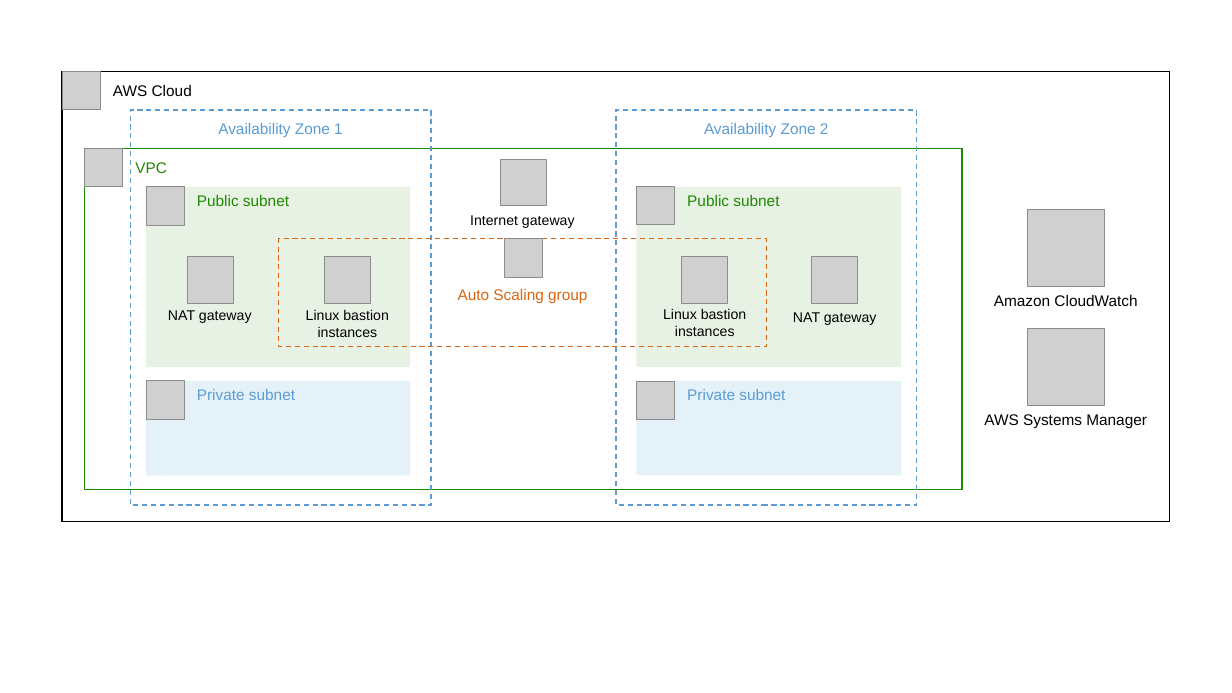
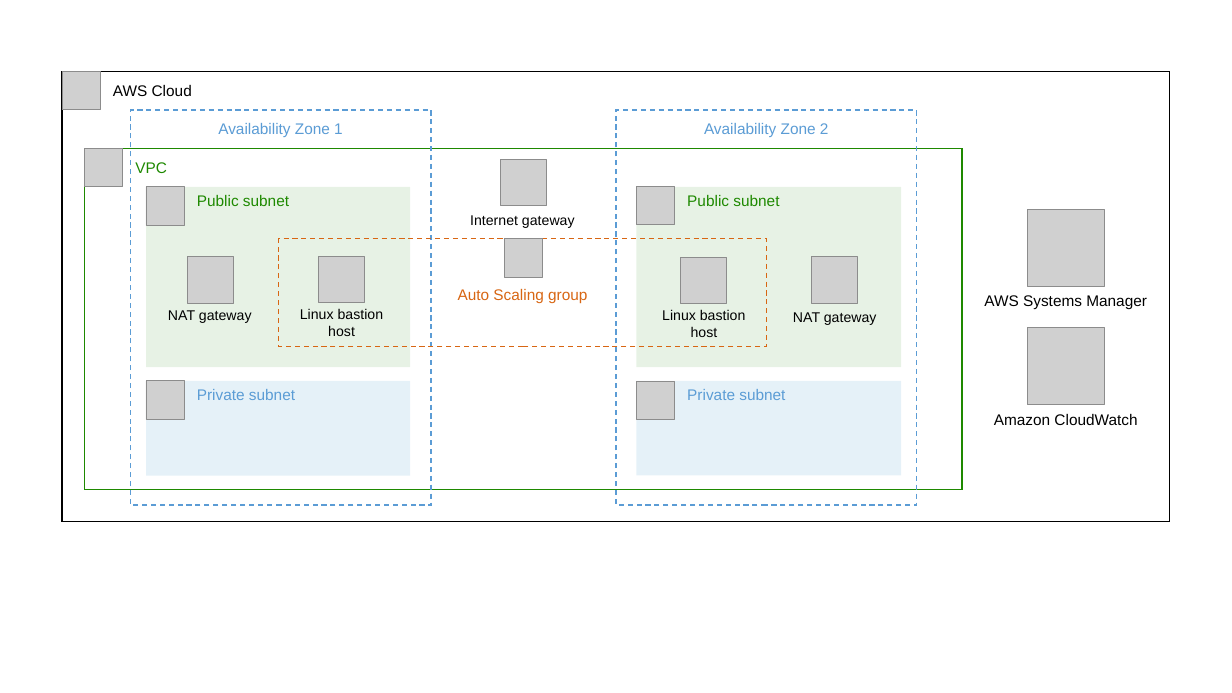
Before and after one commit to aws-quickstart/quickstart-linux-bastion, a slide deck: slide 1 of docs/deployment_guide/images/architecture_diagram.pptx. Drawn at 1232x693 pixels with LibreOffice and Linux fonts; fonts in the diff are those of the drawing; grey boxes stand for pictures. Boxes give left, top, right and bottom in pixels: in the first picture for what was removed or moved away, otherwise in the second. Text is boxed around its words. In the diff, an @@ line names an element or a change of style, - is before the commit and + after.

```diff
--- a/docs/deployment_guide/images/architecture_diagram.pptx
+++ b/docs/deployment_guide/images/architecture_diagram.pptx
@@ picture: place and size @@
-picture at [324,257,371,303]
+picture at [319,257,365,303]
@@ text at [984,295,1147,309]: text changed @@
-Amazon CloudWatch
+AWS Systems Manager
@@ text at [300,308,384,336]: text changed @@
-Linux bastion instances
+Linux bastion host
@@ text at [662,309,746,337]: text changed @@
-Linux bastion instances
+Linux bastion host
@@ text at [994,414,1137,425]: text changed @@
-AWS Systems Manager
+Amazon CloudWatch
```
Also in this commit, not shown: 1 other file.
